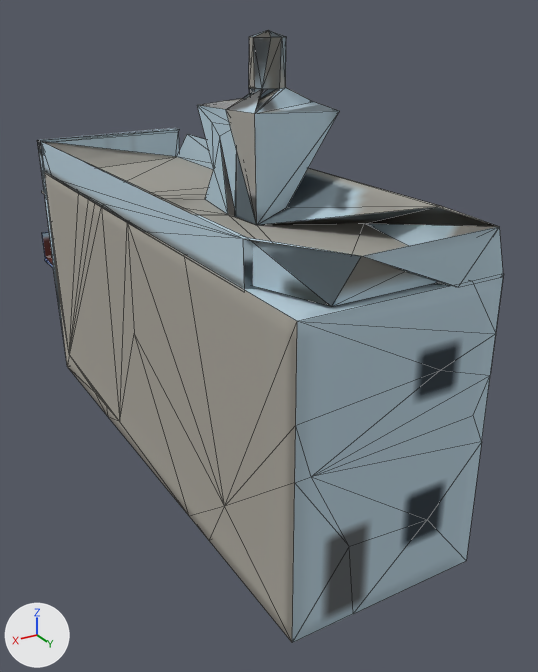
The glTF model priv/models/nha_pho_2_tang_vung_tau.far.glb as it was, and as the next commit left it.
Rendered twice from a 50 mm camera at (9.05, 25.96, 12.13) aimed at (-1.07, 9.11, 3.71). The axes (+X, +Y, +Z) are drawn at lower left. The lights are the same throughout. The first picture is the older version. Mesh edges are drawn as thin lines. Vertices at exactly the same position are counted once.

In view in the first picture: 'nha_pho_2_tang_vung_tau'.
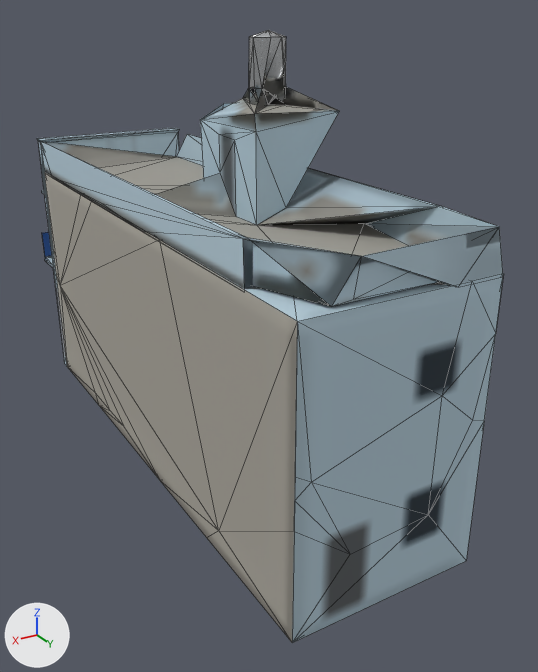
What differs and where, as boxes [x1, y1, x2, y2] in the pictures (538 x 672 px; the box of a moved part takes in the faces that stretch with it):
part 1 of me_nha_pho_2_tang_vung_tau, moved or reshaped
    before: [44, 37, 501, 643]
    after: [37, 37, 501, 643]
part 2 of me_nha_pho_2_tang_vung_tau, surface changed
    both: [39, 30, 503, 306]

The change in detail:
me_nha_pho_2_tang_vung_tau has 263 vertices, 526 faces and spans x -2.5..2.5, y -1.3..16.0, z 0.0..11.8.
me_nha_pho_2_tang_vung_tau is used by ob_nha_pho_2_tang_vung_tau; location (0.0, 0.0, 0.0).
me_nha_pho_2_tang_vung_tau part 1: 11 vertices moved within x -2.5..2.5, y 0.3..16.0, z 0.0..10.0; 59 vertices removed from x -2.5..2.5, y -1.2..16.0, z 0.0..10.5; 59 vertices added at x -2.5..2.5, y -1.2..16.0, z 0.0..10.5.
me_nha_pho_2_tang_vung_tau part 2: 171 kept faces spanning x -2.5..2.5, y -1.3..16.0, z 0.0..11.8 get new texture (UV) coordinates.
